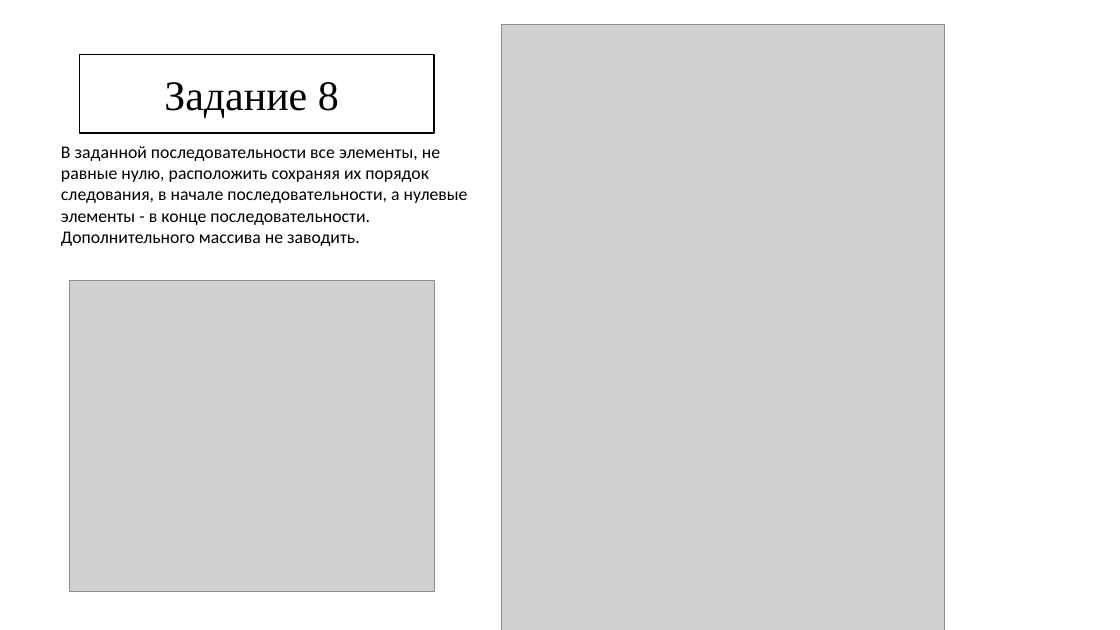
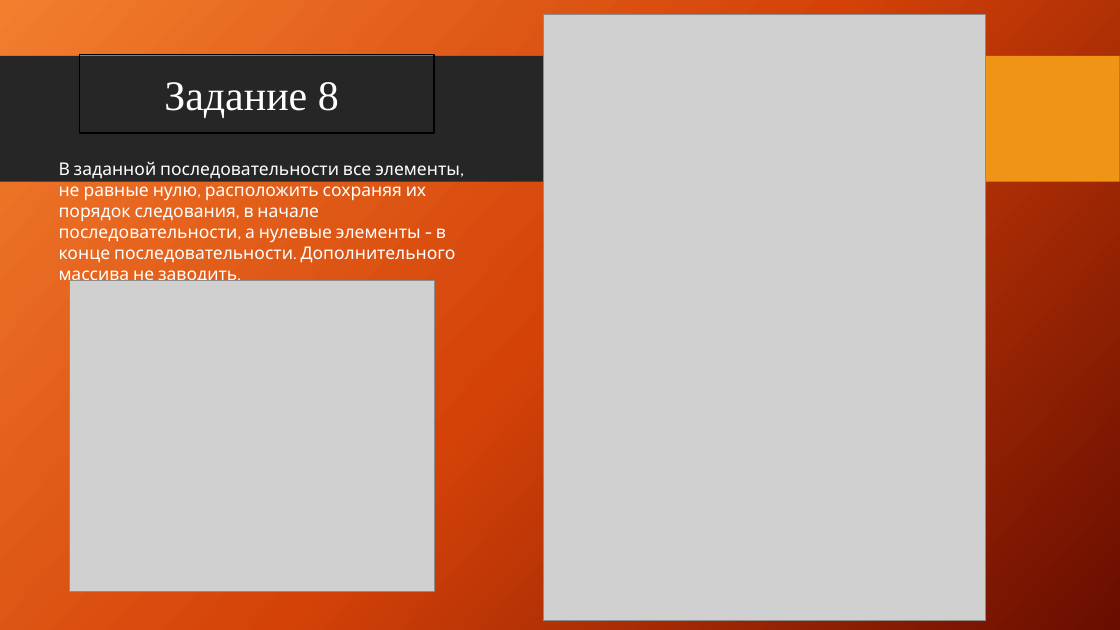
Before and after one commit to UlianovNikita/practic, a slide deck: slide 15 of Презентация по практике.pptx. Drawn at 1120x630 pixels with LibreOffice and Linux fonts; fonts in the diff are those of the drawing; grey boxes stand for pictures; background and template pictures are left out. Boxes give left, top, right and bottom in pixels: in the first picture for what was removed or moved away, otherwise in the second. Text is boxed around its words. In the diff, an @@ line names an element or a change of style, - is before the commit and + after.

```diff
--- a/Презентация по практике.pptx
+++ b/Презентация по практике.pptx
@@ background #FFFFFF to picture (left out) @@
@@ picture: place and size @@
-picture at <box>502,24,944,630</box>
+picture at <box>544,14,986,620</box>
@@ rectangle added at <box>0,56,959,182</box>, fill #262626 @@
@@ rectangle "Задание 8" at <box>80,55,434,134</box>: text colour #000000 to #FFFFFF; fill #FFFFFF to none @@
@@ rectangle added at <box>973,56,1120,182</box>, fill #F09415 @@
@@ text "В заданной последовательности все элементы, ...": place and size @@
-text "В заданной последовательности все элементы, ..." at <box>61,146,468,246</box>
+text "В заданной последовательности все элементы, ..." at <box>59,161,460,286</box>
@@ text "В заданной последовательности все элементы, ..." at <box>59,161,460,286</box>: size 15.2 to 15 pt, font Calibri to Cabin, text colour #000000 to #FFFFFF @@
```
Also in this commit, not shown: 17 other slides changed.
